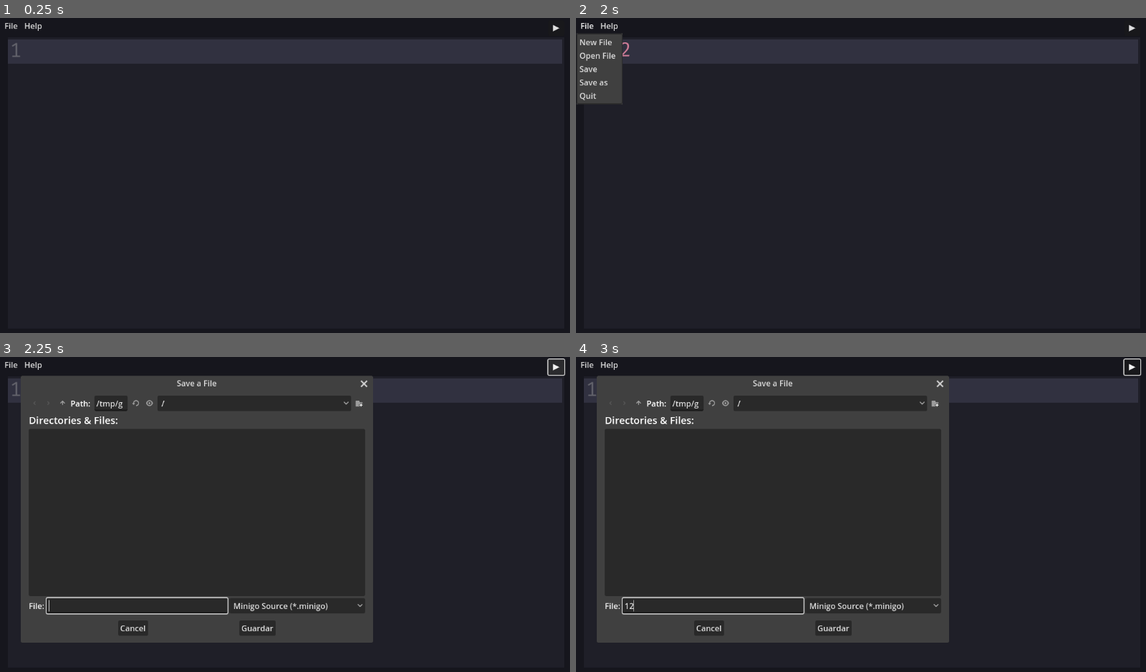
Above: before the commit, frames 1-4 (two rows, left to right).
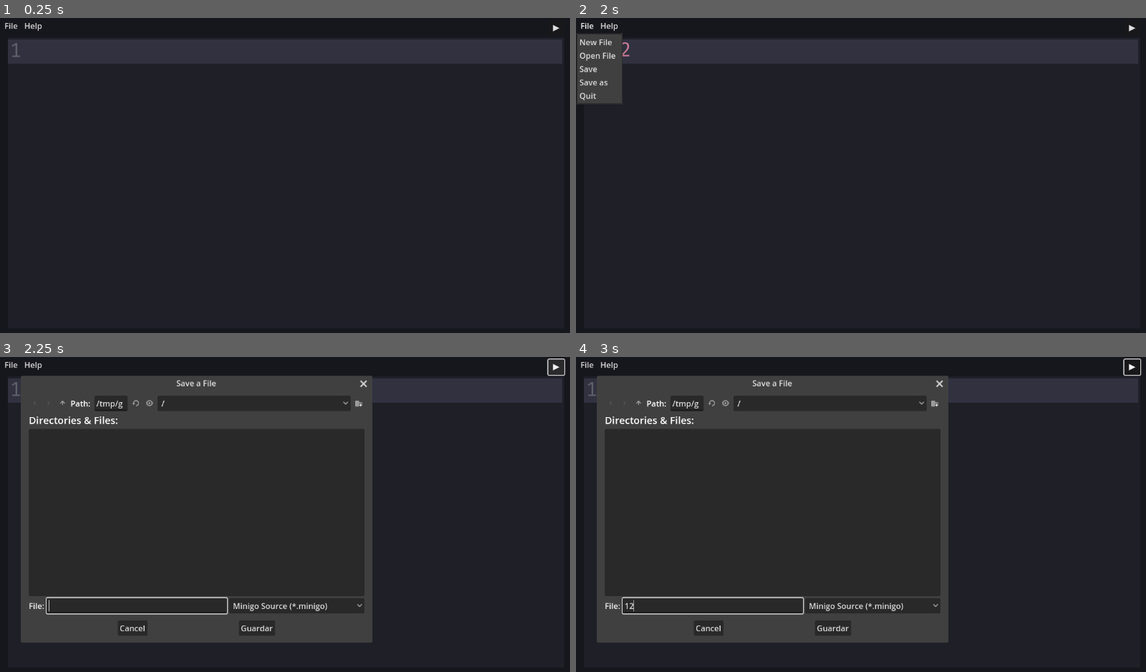
Above: after the commit, the same moments.

Repository: mortalcr/Tronchaeditor
Game: Godot game, scene res://mainsc.tscn
Two runs of this game, one before a commit and one after it. Both use one fixed random seed, a clock stepped at 60 frames per second and the inputs below.
Inputs (mouse positions are in pixels of both pictures, inside the frame that each line leads up to):
- Up to frame 1 (0.25 s): no input
- Up to frame 2 (2 s): click (861, 181) at 0.52 s; type "12" at 0.6 s; click "File" at 1.25 s
- Up to frame 3 (2.25 s): click "▶" at 2 s
- Up to frame 4 (3 s): click (712, 605) at 2.77 s; type "12" at 2.85 s

Frames 1-2 are identical in both runs. In frame 3, 0.5% of the frame differs, in the area x 21-66%, y 6-91%; in frame 4, 0.5%.

Commit message:
chore: add idk

Diff:
--- a/project.godot
+++ b/project.godot
@@ -10,10 +10,12 @@
 
 [application]
 
+config/name="Tronchaeditor"
 run/main_scene="res://mainsc.tscn"
 config/features=PackedStringArray("4.2", "Forward Plus")
 boot_splash/bg_color=Color(0.141176, 0.141176, 0.141176, 1)
 boot_splash/show_image=false
+boot_splash/fullsize=false
 config/icon="res://icon.svg"
 
 [editor_plugins]
Not shown, added: export_presets.cfg
